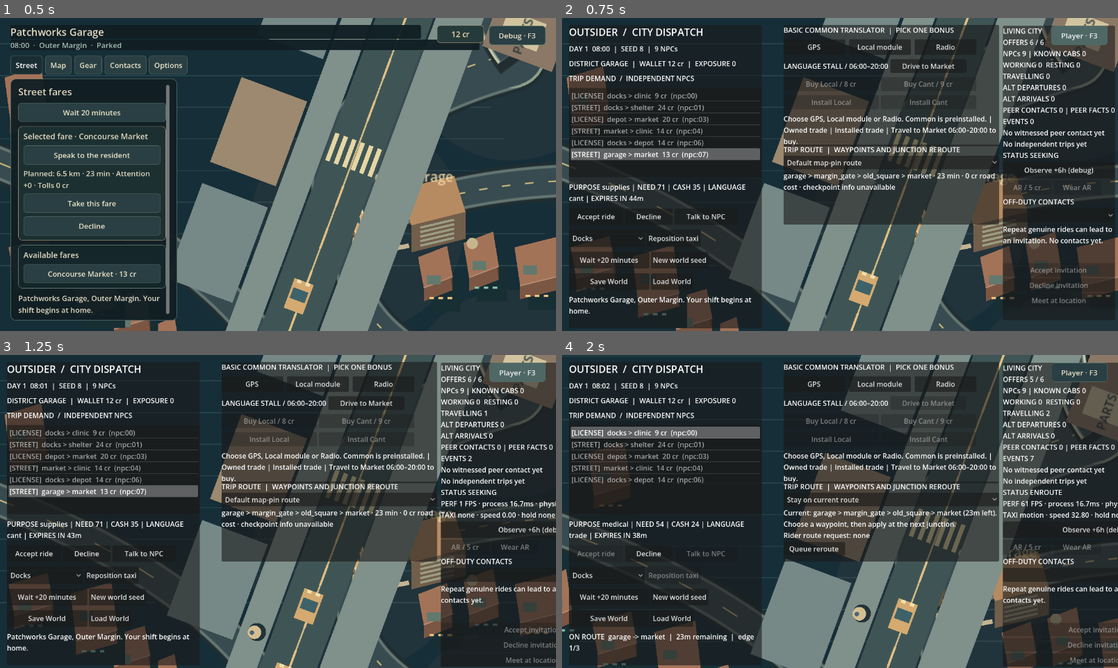
Above: before the commit, frames 1-4 (two rows, left to right).
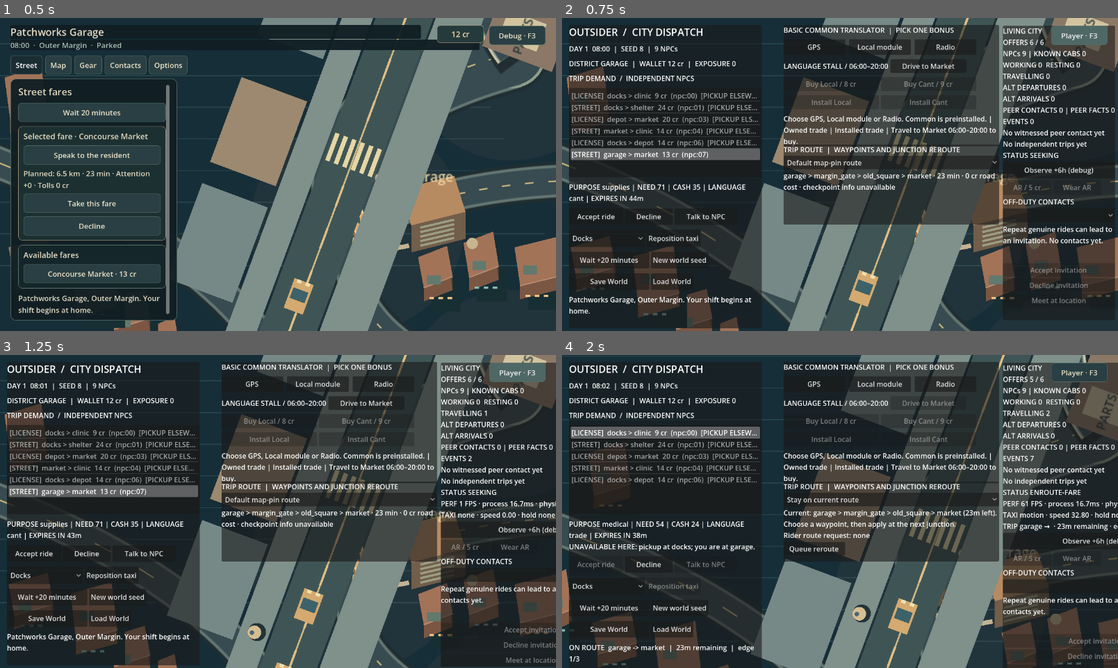
Above: after the commit, the same moments.

Repository: MohamedXIV/outsider-driver-2d
Game: Godot game, scene res://scenes/sandbox.tscn
The game is run twice, just before and just after one commit, with the same random seed, the same clock (stepped at 60 frames per second) and the same inputs.
Inputs:
- Up to frame 1 (0.5 s): no input
- Up to frame 2 (0.75 s): click "Debug · F3" at 0.5 s
- Up to frame 3 (1.25 s): no input
- Up to frame 4 (2 s): click "Accept ride" at 1.25 s

Frame 1 is identical in both runs. In frame 2, 0.4% of the frame differs, in the area x 25-36%, y 24-42%; in frame 3, 0.4%; in frame 4, 4.9%, in the area x 1-100%, y 24-100%.

Commit message:
Fix #86: incremental event readouts, explicit remote pickup and empty-trip debug status

Diff:
--- a/scripts/sandbox/sandbox_main.gd
+++ b/scripts/sandbox/sandbox_main.gd
@@ -90,6 +90,13 @@
 
 
 var _debug_action_serial: int=0
+# Presentation-only running indices. The complete World.events append-only
+# ledger remains authoritative for saves, replay and provenance.
+var _event_metrics_world: SandboxWorld
+var _event_metrics_seen: int=0
+var _event_metrics_kinds: Dictionary={}
+var _event_metrics_latest_contact: String="No witnessed peer contact yet"
+var _event_metrics_latest_alternative: String="No independent trips yet"
 
 func _ready() -> void:
 	_city.world = _world
@@ -785,6 +792,10 @@
 		var line: String = "%s  %s > %s  %d cr  (%s)" % [
 			locked, offer["origin"], offer["destination"], offer["fare"], offer["npc_id"]
 		]
+		# The Debug list includes World-wide offers, but only local pickup
+		# is legal. Never show a remotely originated fare as locally actionable.
+		if str(offer["origin"])!=_world.player_district:
+			line+="  [PICKUP ELSEWHERE: %s]"%str(offer["origin"])
 		_offers.add_item(line)
 		_offers.set_item_metadata(_offers.item_count - 1, str(offer["id"]))
 	if available.size() > 0:
@@ -821,6 +832,11 @@
 			chosen["purpose"], npc["need"], npc["cash"], npc["language"],
 			maxi(0, int(chosen["expires_at"]) - _world.minute)
 		]
+		if chosen["origin"]!=_world.player_district:
+			_details.text+="\nUNAVAILABLE HERE: pickup at %s; you are at %s." % [
+				chosen["origin"],_world.player_district]
+		elif chosen["channel"]=="official":
+			_details.text+="\nUNAVAILABLE: licensed dispatch excludes an illegal resident."
 	if not npc.is_empty() and SandboxDriverMemory.recognizes(npc):
 		_details.text += " | RETURNING CAB"
 	_notice.text = _notice_text
@@ -919,22 +935,16 @@
 		_reveal_pending = false
 		_request_common.visible = false
 		_skip_translation.visible = false
-	var phase: String = "enroute" if not _world.active_offer_id.is_empty() else "seeking"
+	# A taxi may be repositioning without a passenger. Do not misreport it
+	# as SEEKING: that's exactly the frozen car screenshot's ambiguity.
+	var phase: String = "enroute-fare" if not _world.active_offer_id.is_empty() else "enroute-empty" if _world.is_travelling() else "seeking"
 	var departed: int = _count_events("npc_alternative_departed")
 	var arrived: int = _count_events("npc_alternative_arrived")
 	var peer_count: int = _count_events("npc_peer_contact")
 	var peer_facts: int = 0
-	var recent_contact: String = "No witnessed peer contact yet"
+	var recent_contact: String = _event_metrics_latest_contact
 	for resident in _world.residents:
 		peer_facts += resident["peer_knowledge"].size()
-	for j in range(_world.events.size() - 1, -1, -1):
-		var peer_event: Dictionary = _world.events[j]
-		if peer_event["kind"] == "npc_peer_contact":
-			recent_contact = "%s met %s at %s" % [
-				peer_event["subject"], peer_event["detail"]["recipient"],
-				peer_event["detail"]["district"]
-			]
-			break
 	var known_drivers: int = 0
 	for resident in _world.residents:
 		if SandboxDriverMemory.recognizes(resident):
@@ -949,12 +959,7 @@
 	var working: int = _count_activity("working")
 	var resting: int = _count_activity("resting")
 	var moving: int = _count_activity("travelling")
-	var recent: String = "No independent trips yet"
-	for j in range(_world.events.size() - 1, -1, -1):
-		var event: Dictionary = _world.events[j]
-		if str(event["kind"]).begins_with("npc_alternative_"):
-			recent = "%s %s" % [str(event["subject"]), str(event["kind"]).trim_prefix("npc_alternative_")]
-			break
+	var recent: String = _event_metrics_latest_alternative
 	_world_info.text = "LIVING CITY\nOFFERS %d / %d\nNPCs %d | KNOWN CABS %d\nWORKING %d  RESTING %d\nTRAVELLING %d\nALT DEPARTURES %d\nALT ARRIVALS %d\nPEER CONTACTS %d | PEER FACTS %d\nEVENTS %d\n%s\n%s\nSTATUS %s" % [
 		available.size(), _world.offers.size(), _world.residents.size(), known_drivers,
 		working, resting, moving, departed, arrived, peer_count, peer_facts,
@@ -975,6 +980,10 @@
 			_world.route_hold_id if not _world.route_hold_id.is_empty() else "none",
 			_vehicle_corridor.bodies.size() if _vehicle_corridor!=null else 0,
 			_street_pilot.loaded_ids().size() if _street_pilot!=null else 0]
+		if _world.is_travelling():
+			_world_info.text+="\nTRIP %s → %s · %dm remaining · edge %d/%d" % [
+				_world.player_district,_world.travel_destination,_world.remaining_minutes,
+				_world.route_segment+1,maxi(0,_world.route_nodes.size()-1)]
 	if not _world.active_offer_id.is_empty():
 		var route: Dictionary = _world.offer_by_id(_world.active_offer_id)
 		_notice.text = "ON ROUTE  %s -> %s  |  %dm remaining  |  edge %d/%d" % [
@@ -1224,11 +1233,8 @@
 
 
 func _settled_count() -> int:
-	var total: int = 0
-	for event in _world.events:
-		if event["kind"] == "fare_settled":
-			total += 1
-	return total
+	_ensure_event_metrics()
+	return int(_event_metrics_kinds.get("fare_settled",0))
 
 func _count_activity(activity: String) -> int:
 	var total: int = 0
@@ -1238,12 +1244,30 @@
 	return total
 
 
+func _ensure_event_metrics() -> void:
+	# One forward pass over only NEW World events per render. A restored or
+	# fresh World rebuilds from its own full historical ledger exactly once.
+	if _event_metrics_world!=_world or _world.events.size()<_event_metrics_seen:
+		_event_metrics_world=_world
+		_event_metrics_seen=0
+		_event_metrics_kinds.clear()
+		_event_metrics_latest_contact="No witnessed peer contact yet"
+		_event_metrics_latest_alternative="No independent trips yet"
+	while _event_metrics_seen<_world.events.size():
+		var event: Dictionary=_world.events[_event_metrics_seen]
+		var kind: String=str(event["kind"])
+		_event_metrics_kinds[kind]=int(_event_metrics_kinds.get(kind,0))+1
+		if kind=="npc_peer_contact":
+			_event_metrics_latest_contact="%s met %s at %s" % [
+				event["subject"],event["detail"]["recipient"],event["detail"]["district"]]
+		elif kind.begins_with("npc_alternative_"):
+			_event_metrics_latest_alternative="%s %s" % [
+				event["subject"],kind.trim_prefix("npc_alternative_")]
+		_event_metrics_seen+=1
+
 func _count_events(kind: String) -> int:
-	var total: int = 0
-	for event in _world.events:
-		if event["kind"] == kind:
-			total += 1
-	return total
+	_ensure_event_metrics()
+	return int(_event_metrics_kinds.get(kind,0))
 
 
 func _render_route_picker(offer: Dictionary) -> void:
--- /dev/null
+++ b/tests/test_event_history_cache_scene.gd
@@ -0,0 +1,34 @@
+extends SceneTree
+
+func _initialize() -> void: call_deferred("_run")
+
+func _run() -> void:
+	var scene: Node=load("res://scenes/sandbox.tscn").instantiate()
+	root.add_child(scene)
+	scene.set_process(false)
+	await process_frame
+	var world: SandboxWorld=SandboxWorld.new(8)
+	scene._world=world
+	scene._city.world=world
+	scene._vehicle_corridor.attach(world)
+	for block in range(4):
+		assert(world.advance(360))
+		scene._render_debug()
+		var totals: Dictionary={}
+		for event in world.events:
+			var kind: String=str(event["kind"])
+			totals[kind]=int(totals.get(kind,0))+1
+		for kind in ["npc_alternative_departed","npc_alternative_arrived","npc_peer_contact","fare_settled"]:
+			assert(scene._count_events(kind)==int(totals.get(kind,0)))
+		assert(scene._event_metrics_seen==world.events.size())
+		var elapsed: int=Time.get_ticks_usec()
+		for repeat in range(15): scene._render_debug()
+		print("EVENT_HISTORY_SAMPLE ",JSON.stringify({"minute":world.minute,"events":world.events.size(),
+			"refresh_mean_usec":float(Time.get_ticks_usec()-elapsed)/15.0}))
+	var replacement: SandboxWorld=SandboxWorld.new(29)
+	scene._world=replacement
+	scene._render_debug()
+	assert(scene._count_events("npc_alternative_departed")==0)
+	assert(scene._event_metrics_world==replacement)
+	print("EVENT_HISTORY_CACHE_PASS")
+	quit()
Not shown, changed: .github/workflows/r05-playtest-reliability.yml
